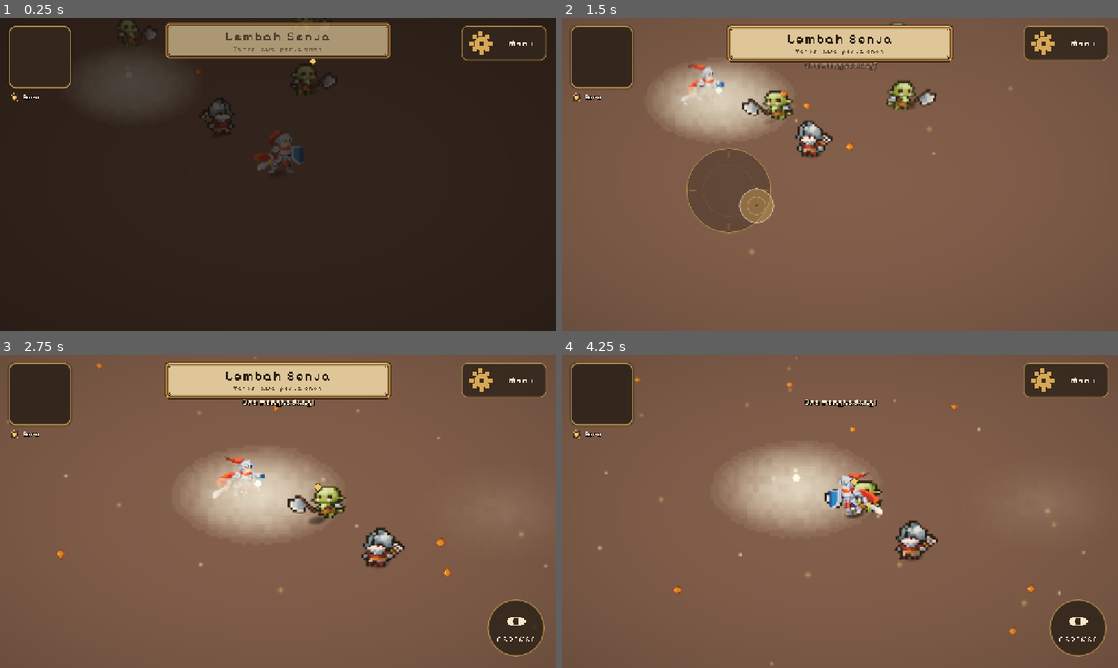
Above: before the commit, frames 1-4 (two rows, left to right).
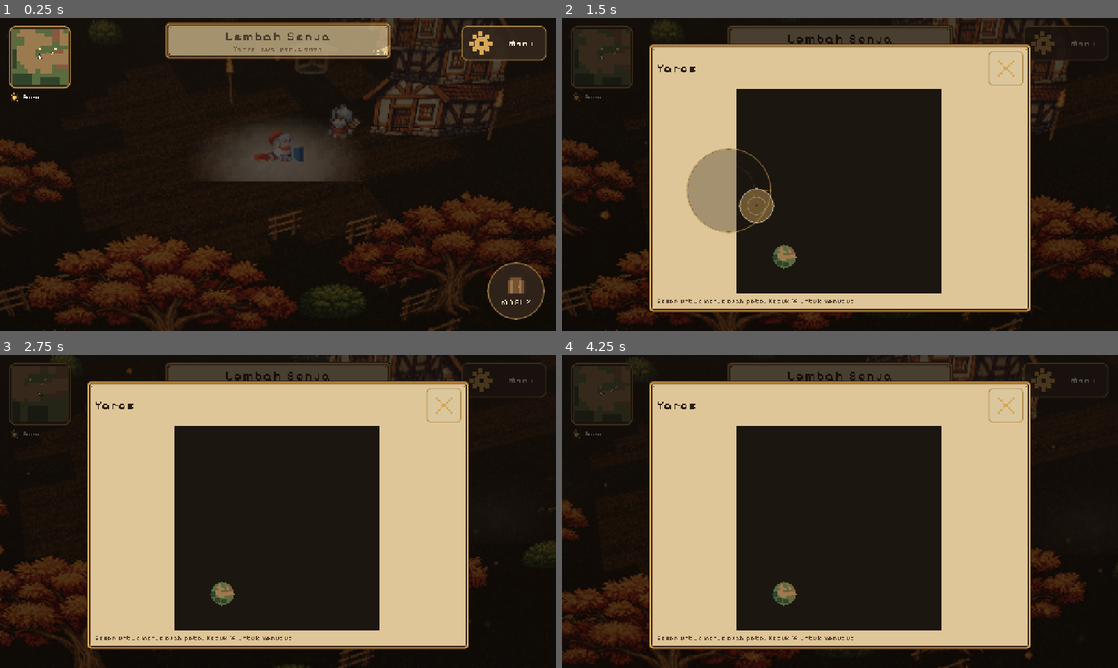
Above: after the commit, the same moments.

Repository: KyokoApp/GodotMe
Game: Godot game, scene res://game/Main.tscn
Two runs of this game, one before a commit and one after it. Both use one fixed random seed, a clock stepped at 60 frames per second and the inputs below.
Inputs (mouse positions are in pixels of both pictures, inside the frame that each line leads up to):
- Up to frame 1 (0.25 s): no input
- Up to frame 2 (1.5 s): tap Enter at 0.5 s; drag from (600, 55) to (895, 105) at 0.52 s; drag from (728, 190) to (812, 237) at 1.27 s
- Up to frame 3 (2.75 s): move the mouse to (333, 442) at 2.02 s; hold Right (ui_right) from 2.03 s (still down); tap Enter at 2.1 s
- Up to frame 4 (4.25 s): release Right (ui_right) at 2.75 s; drag from (812, 574) to (673, 464) at 2.77 s; move the mouse to (1006, 558) at 3.52 s; hold Left (ui_left) from 3.53 s (still down); tap Enter at 3.6 s; tap Space at 3.77 s

The runs differ from the first frame. In frame 1, 47% of the frame differs, in the area x 0-100%, y 0-100%; in frame 2, 96%; in frame 3, 97%; in frame 4, 98%.
Error before the commit: Parse Error: Identifier "next" not declared in the current scope. (res://game/world/RegionData.gd:547)

Commit message:
langkah 2: sisa nama variabel 'next' di A* diganti (identifier tidak dikenal)
Co-authored-by: arena-agent <297053741+arena-agent@users.noreply.github.com>

Diff:
--- a/game/game/world/RegionData.gd
+++ b/game/game/world/RegionData.gd
@@ -544,9 +544,9 @@
 			if cost.has(nxt) and tentative >= float(cost[nxt]):
 				continue
 			cost[nxt] = tentative
-			came[next] = current
-			if not open.has(next):
-				open.append(next)
+			came[nxt] = current
+			if not open.has(nxt):
+				open.append(nxt)
 	return []
 
 
